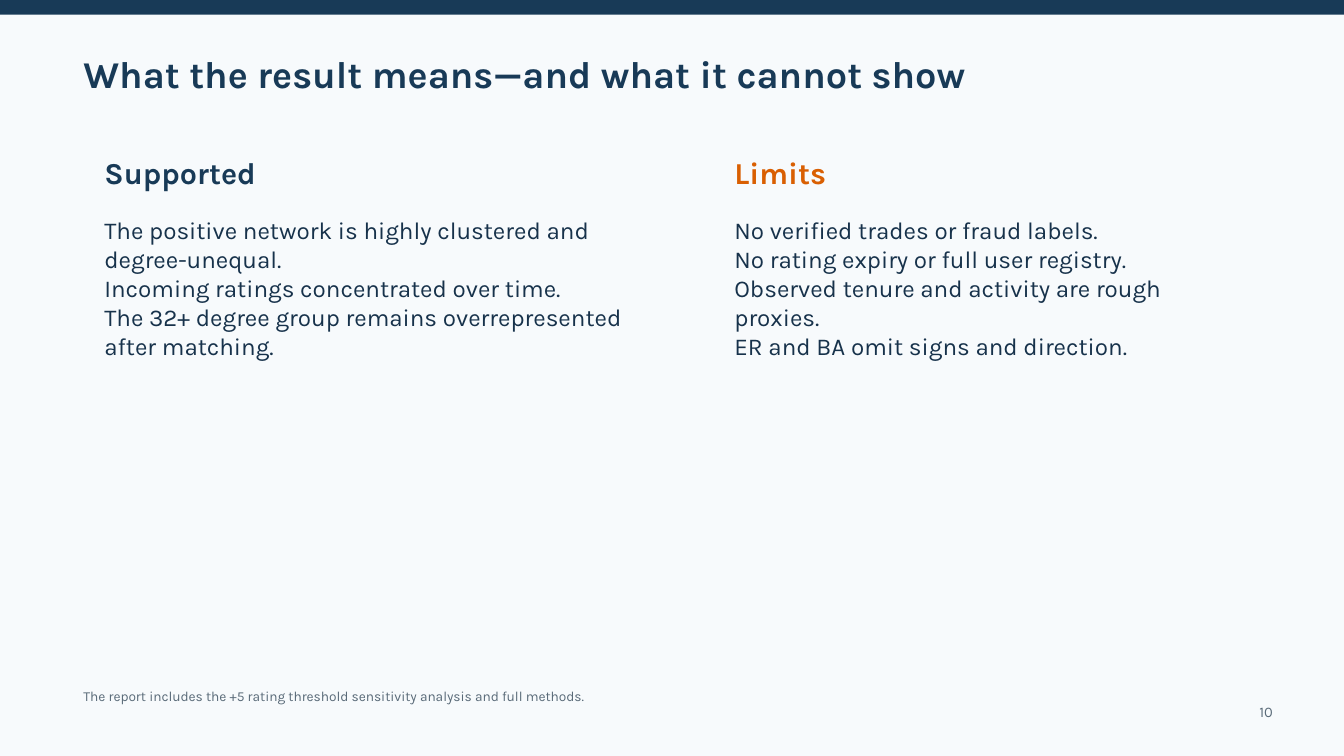
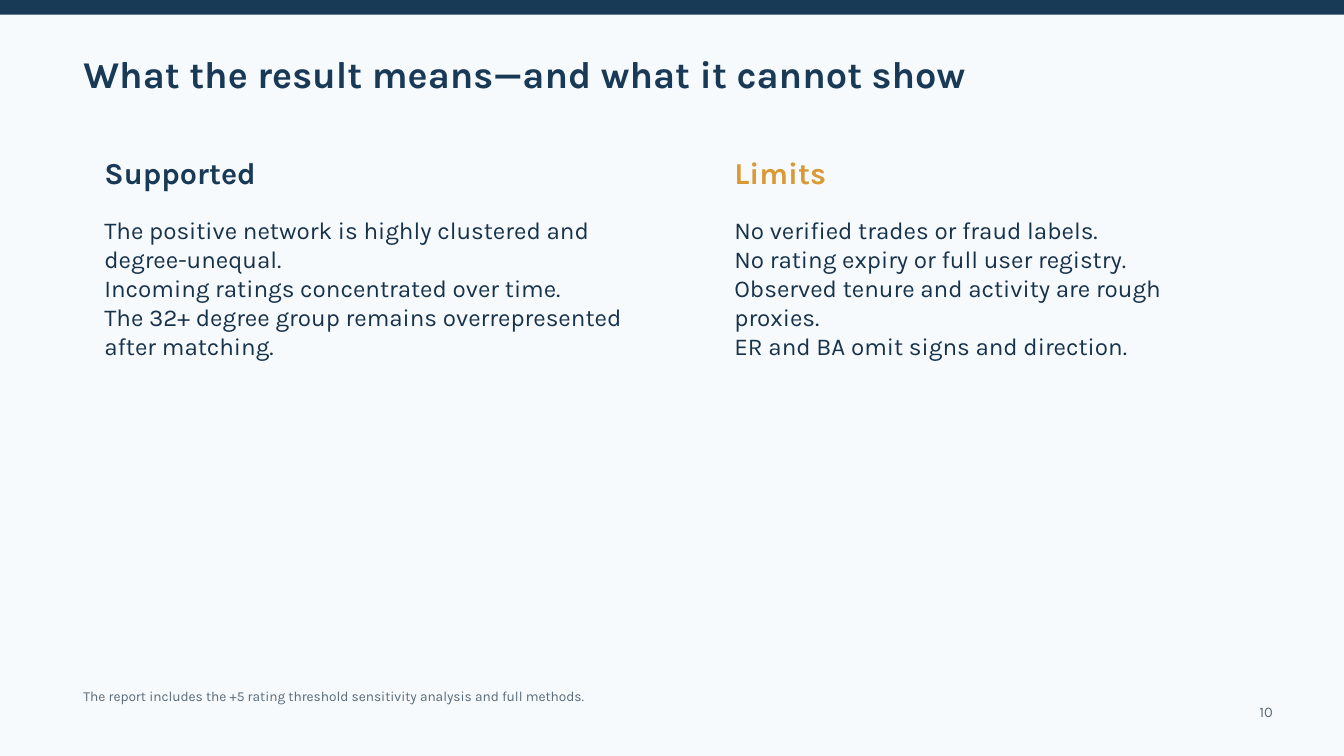
Before and after one commit to O-2wice/bitcoin-otc-trust-network-science, a slide deck: slide 10 of presentation/bitcoin_otc_network_science.pptx. Drawn at 1344x756 pixels with LibreOffice and Linux fonts; fonts in the diff are those of the drawing. Boxes give left, top, right and bottom in pixels: in the first picture for what was removed or moved away, otherwise in the second. Text is boxed around its words. In the diff, an @@ line names an element or a change of style, - is before the commit and + after.

```diff
--- a/presentation/bitcoin_otc_network_science.pptx
+++ b/presentation/bitcoin_otc_network_science.pptx
@@ text "Limits" at bbox=[734, 162, 826, 185]: text colour #D95F02 to #D99A36 @@
```
Also in this commit, not shown: 3 other slides changed, 1 slide added, 3 other files.
